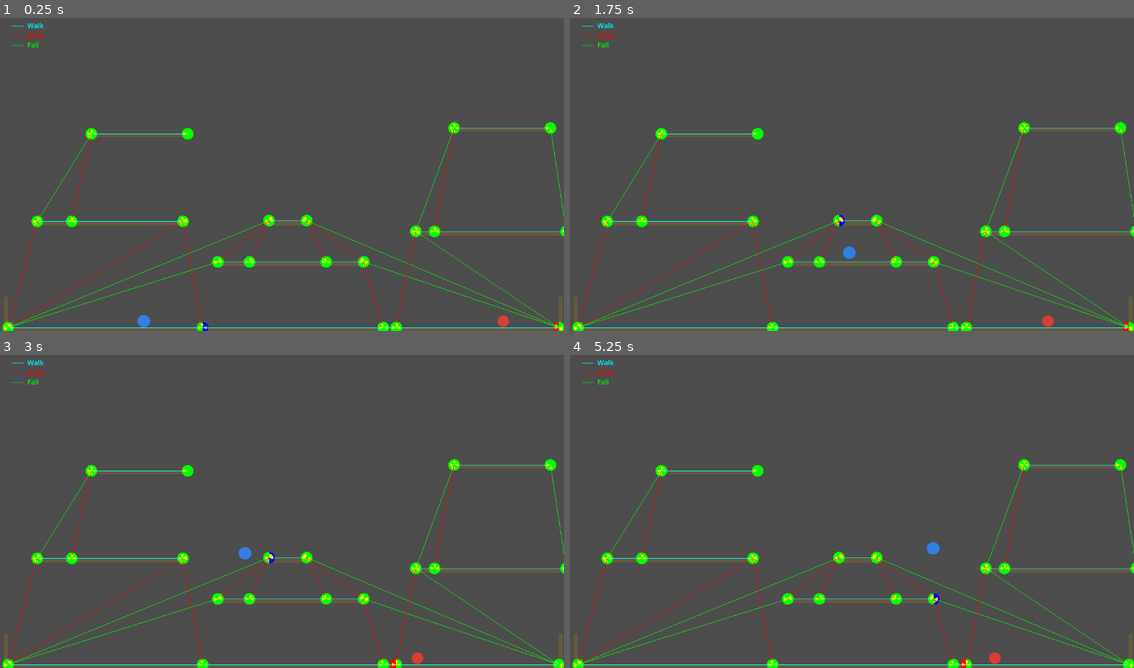
Above: before the commit, frames 1-4 (two rows, left to right).
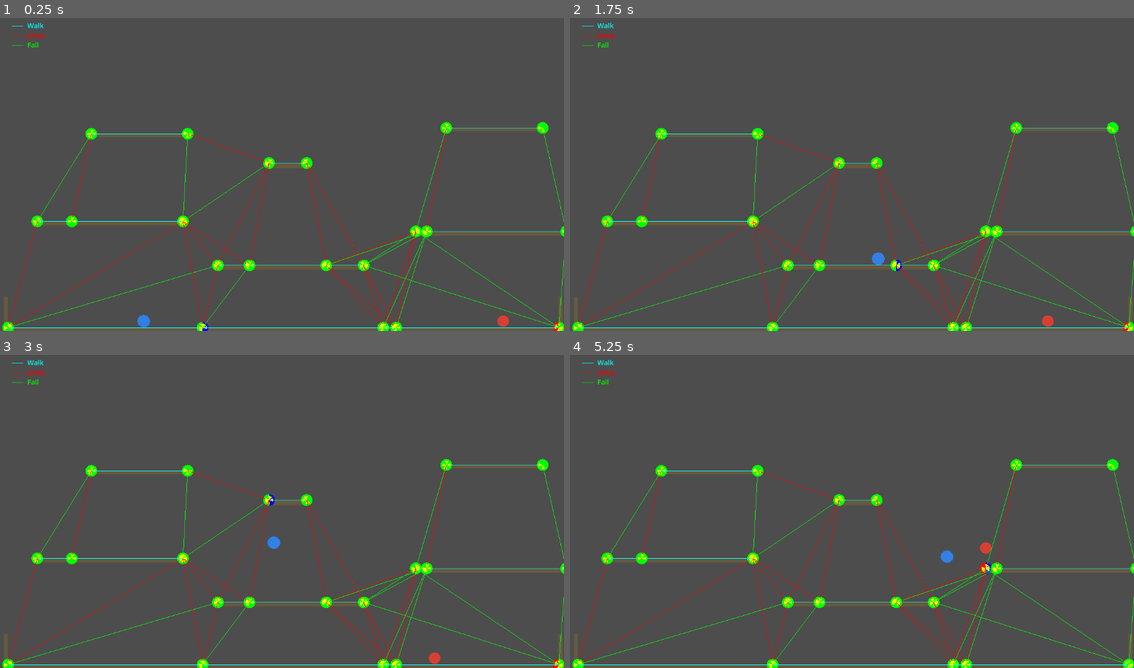
Above: after the commit, the same moments.

Repository: xhocquet/2d-platformer-pathfinding-demo
Game: Godot game, scene res://main.tscn
Two runs of this game, one before a commit and one after it. Both use one fixed random seed, a clock stepped at 60 frames per second and the inputs below.
Inputs:
- Up to frame 1 (0.25 s): no input
- Up to frame 2 (1.75 s): hold D (move_right) from 0.53 s (still down); tap W (jump) at 0.6, 0.77, 1.07, 1.35, 1.52 s
- Up to frame 3 (3 s): tap W (jump) at 1.82, 2.1, 2.85 s; release D (move_right) at 2.03 s; hold A (move_left) 2.03-2.78 s; hold D (move_right) from 2.78 s (still down)
- Up to frame 4 (5.25 s): tap W (jump) at 3.02, 3.32, 3.6, 3.77, 4.07, 4.35, 4.52, 4.82, 5.1 s; release D (move_right) at 4.28 s; hold A (move_left) 4.28-5.03 s; hold D (move_right) from 5.03 s (still down)

The runs differ from the first frame. In frame 1, 3.4% of the frame differs, in the area x 0-100%, y 33-100%; in frame 2, 3.5%; in frame 3, 3.7%; in frame 4, 3.7%.

Commit message:
Checkpoint

Diff:
--- a/main.tscn
+++ b/main.tscn
@@ -17,7 +17,7 @@
 scale = Vector2(1, 0.99871016)
 
 [node name="Platform1" type="StaticBody2D" parent="."]
-position = Vector2(594, 511.65994)
+position = Vector2(594, 518.669)
 scale = Vector2(2.4800012, 0.32000488)
 
 [node name="CollisionShape2D" type="CollisionShape2D" parent="Platform1"]
@@ -50,7 +50,7 @@
 polygon = PackedVector2Array(-60, -12, 60, -12, 60, 12, -60, 12)
 
 [node name="Platform2" type="StaticBody2D" parent="."]
-position = Vector2(588, 428.55276)
+position = Vector2(588, 310.40036)
 scale = Vector2(0.6400484, 0.45145908)
 
 [node name="CollisionShape2D" type="CollisionShape2D" parent="Platform2"]
@@ -72,7 +72,7 @@
 polygon = PackedVector2Array(-60, -12, 60, -12, 60, 12, -60, 12)
 
 [node name="Platform6" type="StaticBody2D" parent="."]
-position = Vector2(1026, 236.3048)
+position = Vector2(1010, 236.3048)
 scale = Vector2(1.64, 0.27999997)
 
 [node name="CollisionShape2D" type="CollisionShape2D" parent="Platform6"]
--- a/section_graph.gd
+++ b/section_graph.gd
@@ -10,6 +10,7 @@
 var _edges: Array[Dictionary] = [] # from_id, to_id, type
 var _positions: Dictionary = {}  # section_id -> Vector2 (filled when root set)
 var _node_to_sections: Dictionary = {}  # Node -> [section_id_left, section_id_right]
+var _platform_to_section_ids: Dictionary = {}  # platform -> Array[StringName] (nodes on that platform)
 var _platforms: Array[StaticBody2D] = []
 var _root: Node2D
 var max_jump_height: float = 220.0 # Max vertical rise for jump edges
@@ -20,6 +21,7 @@
 	_root = root
 	_positions.clear()
 	_node_to_sections.clear()
+	_platform_to_section_ids.clear()
 	_edges.clear()
 	_platforms = _discover_platforms(root)
 	_register_positions_from_platforms()
@@ -33,6 +35,9 @@
 
 func get_section_position(section_id: StringName) -> Vector2:
 	return _positions.get(section_id, Vector2.ZERO)
+
+func get_sections_for_platform(platform: StaticBody2D) -> Array:
+	return _platform_to_section_ids.get(platform, [])
 
 const _SECTION_RAY_LENGTH := 40.0
 const _SECTION_RAY_OFFSET := 14.0  # horizontal fallback when center ray misses (e.g. near ledge)
@@ -297,10 +302,30 @@
 			var pos_b = _positions.get(b, Vector2.ZERO)
 			return pos_a.x < pos_b.x
 		)
+		_platform_to_section_ids[p] = platform_nodes
 		# Add walk edges between each pair of platform nodes, both directions.
 		for i in range(platform_nodes.size() - 1):
 			_add_edge(platform_nodes[i], platform_nodes[i + 1], EdgeType.WALK)
 			_add_edge(platform_nodes[i + 1], platform_nodes[i], EdgeType.WALK)
+
+	# Radius step: ensure edges between every pair of nodes within max_jump_height of each other.
+	var ids: Array = _positions.keys()
+	for i in range(ids.size()):
+		var a: StringName = ids[i]
+		var pos_a: Vector2 = _positions.get(a, Vector2.ZERO)
+		if pos_a == Vector2.ZERO:
+			continue
+		for j in range(ids.size()):
+			if i == j:
+				continue
+			var b: StringName = ids[j]
+			var pos_b: Vector2 = _positions.get(b, Vector2.ZERO)
+			if pos_b == Vector2.ZERO:
+				continue
+			if pos_a.distance_to(pos_b) > max_jump_height:
+				continue
+			_add_edge_if_reachable(a, b)
+			_add_edge_if_reachable(b, a)
 
 func _sanitize_edges() -> void:
 	var keep: Array[Dictionary] = []
